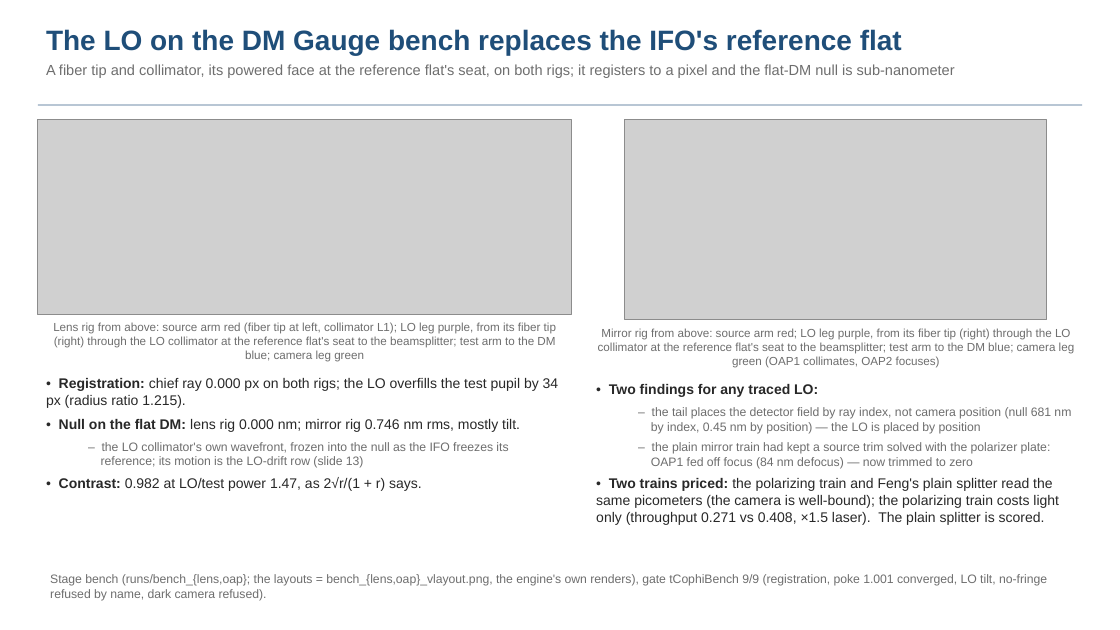
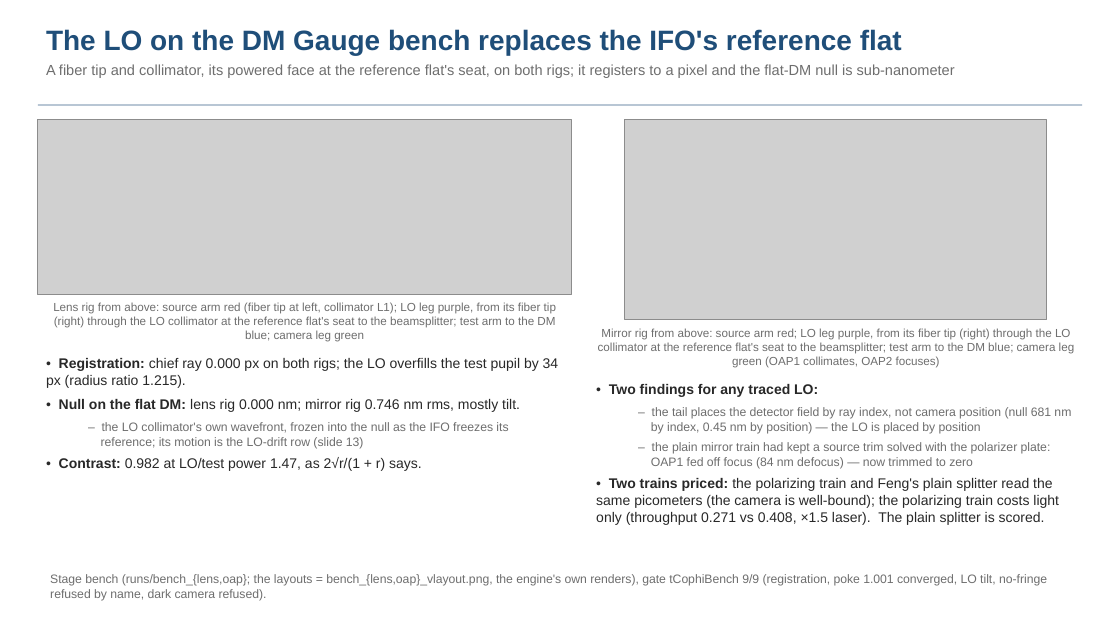
Before and after one commit to nasa-jpl/macos, a slide deck: slide 8 of demo_session/deck_cophi.pptx. Drawn at 1120x630 pixels with LibreOffice and Linux fonts; fonts in the diff are those of the drawing; grey boxes stand for pictures. Boxes give left, top, right and bottom in pixels: in the first picture for what was removed or moved away, otherwise in the second. Text is boxed around its words. In the diff, an @@ line names an element or a change of style, - is before the commit and + after.

```diff
--- a/demo_session/deck_cophi.pptx
+++ b/demo_session/deck_cophi.pptx
@@ picture: place and size @@
-picture at <box>38,119,571,314</box>
+picture at <box>38,119,571,294</box>
@@ text "Lens rig from above: source ...": place and size @@
-text "Lens rig from above: source ..." at <box>53,322,556,362</box>
+text "Lens rig from above: source ..." at <box>53,302,556,342</box>
@@ text "• Registration: chief ray 0.000 ...": place and size @@
-text "• Registration: chief ray 0.000 ..." at <box>46,378,559,491</box>
+text "• Registration: chief ray 0.000 ..." at <box>46,358,559,471</box>
```
Also in this commit, not shown: 3 other files.
